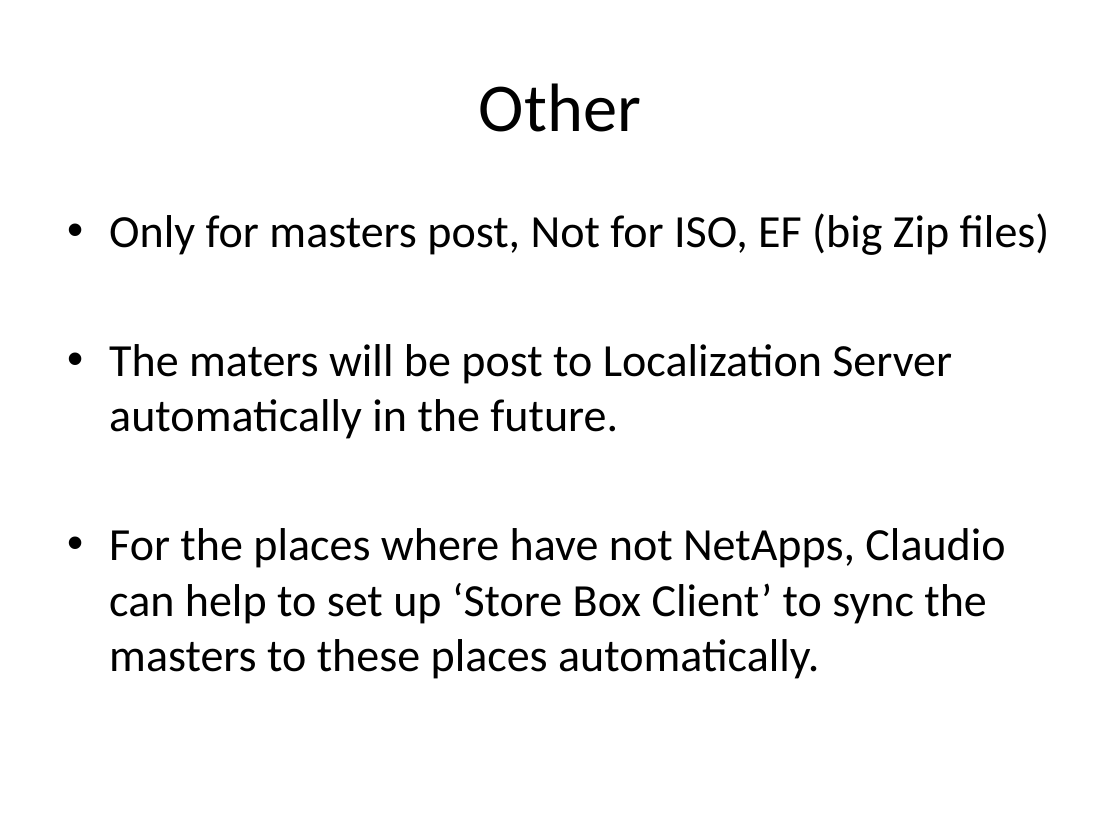
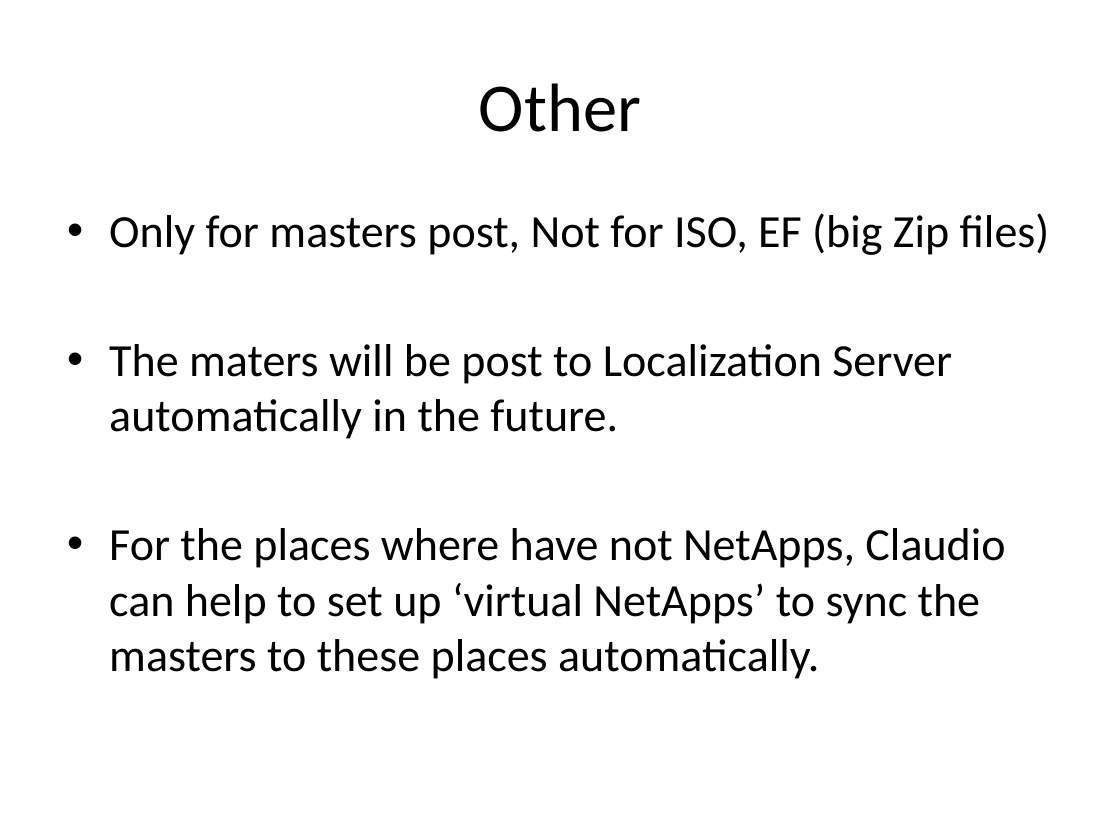
Before and after one commit to conail/buildrelease, a slide deck: slide 23 of Trunk/bredoc/StoreBox-central_storage_and_quick_posting.pptx (slide 21 before the commit). Drawn at 1120x840 pixels with LibreOffice and Linux fonts; fonts in the diff are those of the drawing. Boxes give left, top, right and bottom in pixels: in the first picture for what was removed or moved away, otherwise in the second. Text is boxed around its words. In the diff, an @@ line names an element or a change of style, - is before the commit and + after.

```diff
--- a/Trunk/bredoc/StoreBox-central_storage_and_quick_posting.pptx
+++ b/Trunk/bredoc/StoreBox-central_storage_and_quick_posting.pptx
@@ text at bbox=[109, 528, 1005, 679]: text changed @@
-• For the places where have not NetApps, Claudio can help to set up ‘Store Box Client’ to sync the masters to these places automatically.
+• For the places where have not NetApps, Claudio can help to set up ‘virtual NetApps’ to sync the masters to these places automatically.
```
Also in this commit, not shown: 4 other slides changed, 3 slides added, 1 slide removed, 9 other files.
